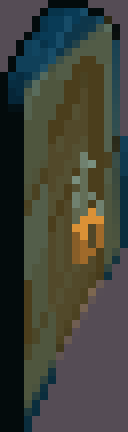
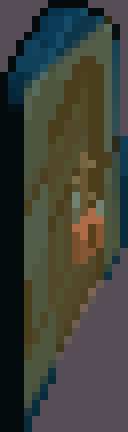
Comparing the layer stacks of the two 128×432 images. Changes:
renamed "RideDoorLeft_SilverKey.png" to "RideDoorLeft_BronzeKey.png", moved it above "RideDoorLeft_GoldenKey.png", painted on it over [72, 192, 104, 264]
painted on "RideDoor_Castle_Standard_Left_Closed.png" over [72, 152, 96, 224]
